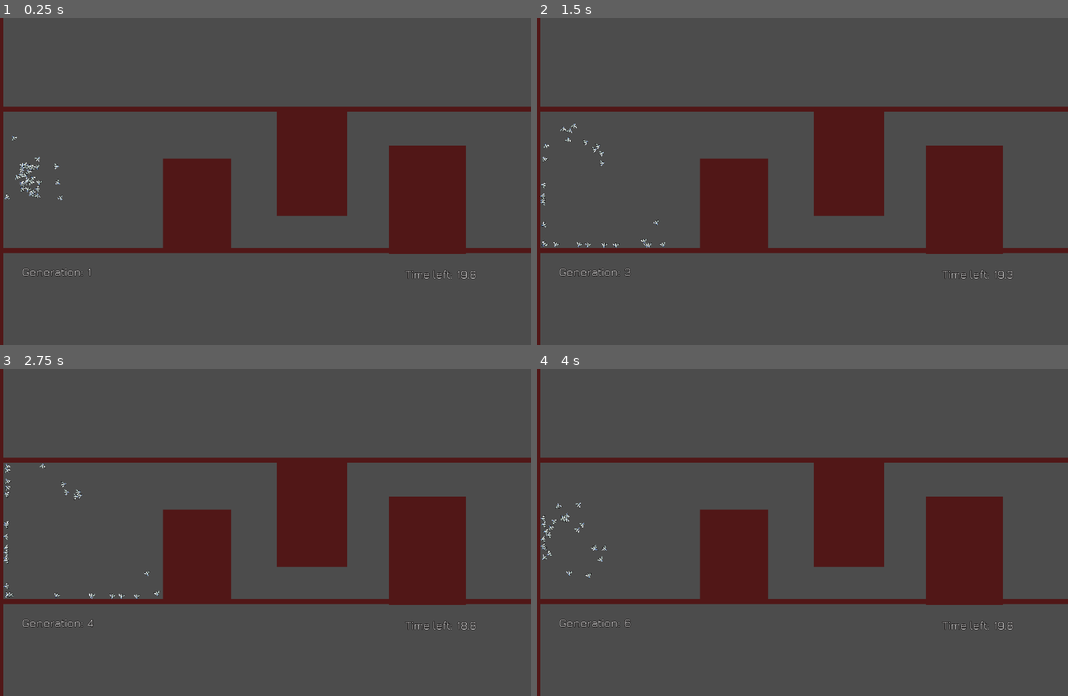
Above: before the commit, frames 1-4 (two rows, left to right).
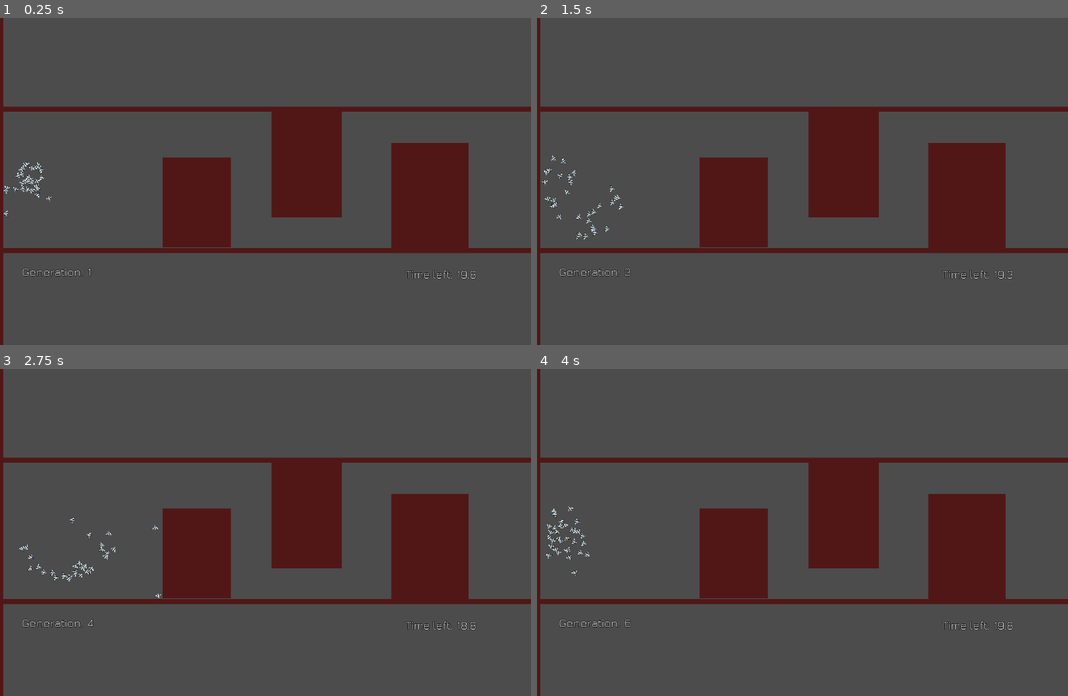
Above: after the commit, the same moments.

Repository: a0x77ry/plasmata
Game: Godot game, scene res://level1.tscn
Two runs of this game, one before a commit and one after it. Both use one fixed random seed, a clock stepped at 60 frames per second and the inputs below.
Inputs:
- Up to frame 1 (0.25 s): no input
- Up to frame 2 (1.5 s): tap Enter (ui_accept) at 0.5, 0.77 s
- Up to frame 3 (2.75 s): tap Enter (ui_accept) at 1.52 s
- Up to frame 4 (4 s): tap Enter (ui_accept) at 3.02, 3.77 s

The runs differ from the first frame. In frame 1, 1.6% of the frame differs, in the area x 0-89%, y 28-73%; in frame 2, 1.8%; in frame 3, 1.8%; in frame 4, 1.7%.

Commit message:
Add bias back

Diff:
--- a/level1.tscn
+++ b/level1.tscn
@@ -19,7 +19,7 @@
 
 [sub_resource type="Curve2D" id=4]
 _data = {
-"points": PoolVector2Array( 0, 0, 0, 0, 61, 253, 0, 0, 0, 0, 352, 375, 0, 0, 0, 0, 346, 158, 0, 0, 0, 0, 620, 160, 0, 0, 0, 0, 628, 400, 0, 0, 0, 0, 898, 393, 0, 0, 0, 0, 895, 138, 0, 0, 0, 0, 1207, 134, 0, 0, 0, 0, 1209, 363, 0, 0, 0, 0, 1287, 359 )
+"points": PoolVector2Array( 0, 0, 0, 0, 61, 253, 0, 0, 0, 0, 362, 314, 0, 0, 0, 0, 346, 158, 0, 0, 0, 0, 620, 160, 0, 0, 0, 0, 628, 400, 0, 0, 0, 0, 898, 393, 0, 0, 0, 0, 895, 138, 0, 0, 0, 0, 1207, 134, 0, 0, 0, 0, 1209, 363, 0, 0, 0, 0, 1287, 359 )
 }
 
 [node name="Level1" type="Node2D" groups=["level"]]
@@ -37,19 +37,19 @@
 collision_layer = 3
 
 [node name="Wall3" parent="." instance=ExtResource( 2 )]
-position = Vector2( 488, 330 )
+position = Vector2( 487, 327 )
 rotation = 1.5708
 scale = Vector2( 6.88, 11.122 )
 collision_layer = 3
 
 [node name="Wall6" parent="." instance=ExtResource( 2 )]
-position = Vector2( 770, 228 )
+position = Vector2( 757, 232 )
 rotation = 1.5708
 scale = Vector2( 8.36, 11.482 )
 collision_layer = 3
 
 [node name="Wall7" parent="." instance=ExtResource( 2 )]
-position = Vector2( 1053, 322 )
+position = Vector2( 1059, 316 )
 rotation = 1.5708
 scale = Vector2( 8.28, 12.602 )
 collision_layer = 3
--- a/scripts/agent.gd
+++ b/scripts/agent.gd
@@ -102,22 +102,25 @@
   var norm_pos_x = global_position.x / level_width
   var norm_pos_y = global_position.y / level_height
 
-  var ray_f_distance = 1.0
+  var ray_f_distance = 0.0 # is was 1.0
   if ray_forward.is_colliding():
     var distance = global_position.distance_to(ray_forward.get_collision_point())
-    ray_f_distance = distance / ray_forward.cast_to.x
+    # ray_f_distance = distance / ray_forward.cast_to.x
+    ray_f_distance = (ray_forward.cast_to.x - distance) / ray_forward.cast_to.x
 
-  var ray_f_up_distance = 1.0
+  var ray_f_up_distance = 0.0
   if ray_f_up.is_colliding():
     var distance = global_position.distance_to(ray_f_up.get_collision_point())
     var ray_length = Vector2.ZERO.distance_to(Vector2(ray_f_up.cast_to.x, ray_f_up.cast_to.y))
-    ray_f_up_distance = distance / ray_length
+    # ray_f_up_distance = distance / ray_length
+    ray_f_up_distance = (ray_length - distance) / ray_length
 
-  var ray_f_down_distance = 1.0
+  var ray_f_down_distance = 0.0
   if ray_f_down.is_colliding():
     var distance = global_position.distance_to(ray_f_down.get_collision_point())
     var ray_length = Vector2.ZERO.distance_to(Vector2(ray_f_down.cast_to.x, ray_f_up.cast_to.y))
-    ray_f_down_distance = distance / ray_length
+    # ray_f_down_distance = distance / ray_length
+    ray_f_down_distance = (ray_length - distance) / ray_length
 
   var inp_dict = {"rotation": newrot,
       "inverse_rotation": invrot,
--- a/scripts/main.gd
+++ b/scripts/main.gd
@@ -2,7 +2,7 @@
 
 const NUMBER_OF_SELECTED := 10
 const MUTATION_RATE = 0.1
-const MUTATION_STANDARD_DEVIATION = 1.0
+const MUTATION_STANDARD_DEVIATION = 2.0
 const EXPECTED_MUTATED_GENES = 3.0
 const DEVIATION_FROM_PARENTS = 0.1
 
@@ -75,11 +75,17 @@
       var b = random.randfn(1.0, DEVIATION_FROM_PARENTS)
       var offspring_link_weight_1: float
       var offspring_link_weight_2: float
+      var offspring_link_bias_1: float
+      var offspring_link_bias_2: float
 
       var p0_w = couple_genomes[0]["links"][i]["weight"]
       var p1_w = couple_genomes[1]["links"][i]["weight"]
+      var p0_b = couple_genomes[0]["links"][i]["bias"]
+      var p1_b = couple_genomes[1]["links"][i]["bias"]
       offspring_link_weight_1 = ((1.0 + b) * p0_w + (1.0 - b) * p1_w) / 2.0
       offspring_link_weight_2 = ((1.0 - b) * p0_w + (1.0 + b) * p1_w) / 2.0
+      offspring_link_bias_1 = ((1.0 + b) * p0_b + (1.0 - b) * p1_b) / 2.0
+      offspring_link_bias_2 = ((1.0 - b) * p0_b + (1.0 + b) * p1_b) / 2.0
 
       # if p0_w != p1_w or p0_ws != p1_ws:
       #   print("Parent 0 weight: %s" % p0_w)
@@ -91,6 +97,8 @@
 
       crossovered_genome["links"][i]["weight"] = offspring_link_weight_1
       crossovered_genome["links"][i]["weight"] = offspring_link_weight_2
+      crossovered_genome["links"][i]["bias"] = offspring_link_bias_1
+      crossovered_genome["links"][i]["bias"] = offspring_link_bias_2
     crossovered_genomes.append(crossovered_genome)
   # print("Couple crossover returning %s offspring" % crossovered_genomes.size())
   return crossovered_genomes
@@ -110,6 +118,9 @@
           # print("Original: %s" % link["weight"])
           link["weight"] = random.randfn(link["weight"], MUTATION_STANDARD_DEVIATION)
           # print("Mutated: %s" % link["weight"])
+        if random.randf() < EXPECTED_MUTATED_GENES / float(genome["links"].size()):
+          link["bias"] = random.randfn(link["bias"], MUTATION_STANDARD_DEVIATION)
+
 
   if check:
     for i in parent_genomes.size():
--- a/scripts/neural_network.gd
+++ b/scripts/neural_network.gd
@@ -56,17 +56,17 @@
         elif nid == link["to_id"]:
           target_node = node
       if (source_node != null) && (target_node != null):
-        # var link_instance = Link.new(link["id"], source_node, target_node, link["weight"], link["w_shift"])
-        var link_instance = Link.new(link["id"], source_node, target_node, link["weight"])
+        var link_instance = Link.new(link["id"], source_node, target_node, link["weight"], link["bias"])
+        # var link_instance = Link.new(link["id"], source_node, target_node, link["weight"])
         links.append(link_instance)
 
 
 func connect_nn_layers(source_layer, target_layer):
   for s_node in source_layer:
     for t_node in target_layer:
-      var new_link = Link.new(NO_ID, s_node, t_node, random.randf_range(-1.0, 1.0))
+      var new_link = Link.new(NO_ID, s_node, t_node, random.randf_range(-1.0, 1.0), random.randf_range(-1.0, 1.0))
       links.append(new_link)
-      genome["links"].append({"id": new_link.id,
+      genome["links"].append({"id": new_link.id,"bias": new_link.bias,
           "weight": new_link.weight, "from_id": new_link.source_node.id,
           "to_id": new_link.target_node.id})
 
@@ -198,9 +198,10 @@
   var source_node: NNNode
   var target_node: NNNode
   var weight: float
-
-
-  func _init(_id, _source_node: NNNode, _target_node: NNNode, _weight):
+  var bias: float
+
+
+  func _init(_id, _source_node: NNNode, _target_node: NNNode, _weight, _bias):
     if _id < 0:
       id = Main.generate_UID()
     else:
@@ -214,4 +215,4 @@
 
 
   func get_value():
-    return source_node.get_value() * weight
+    return (source_node.get_value() * weight) + bias
